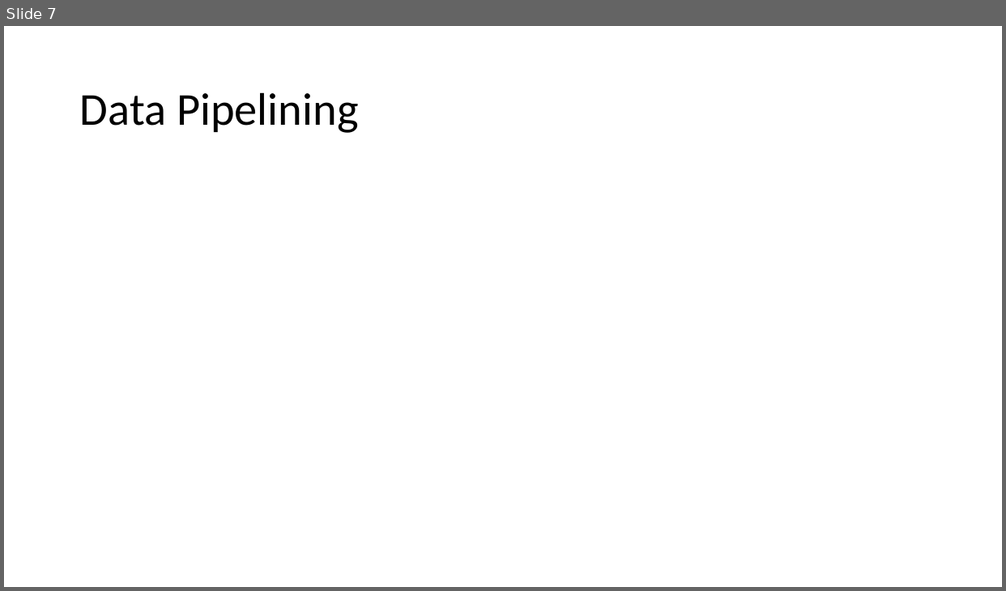
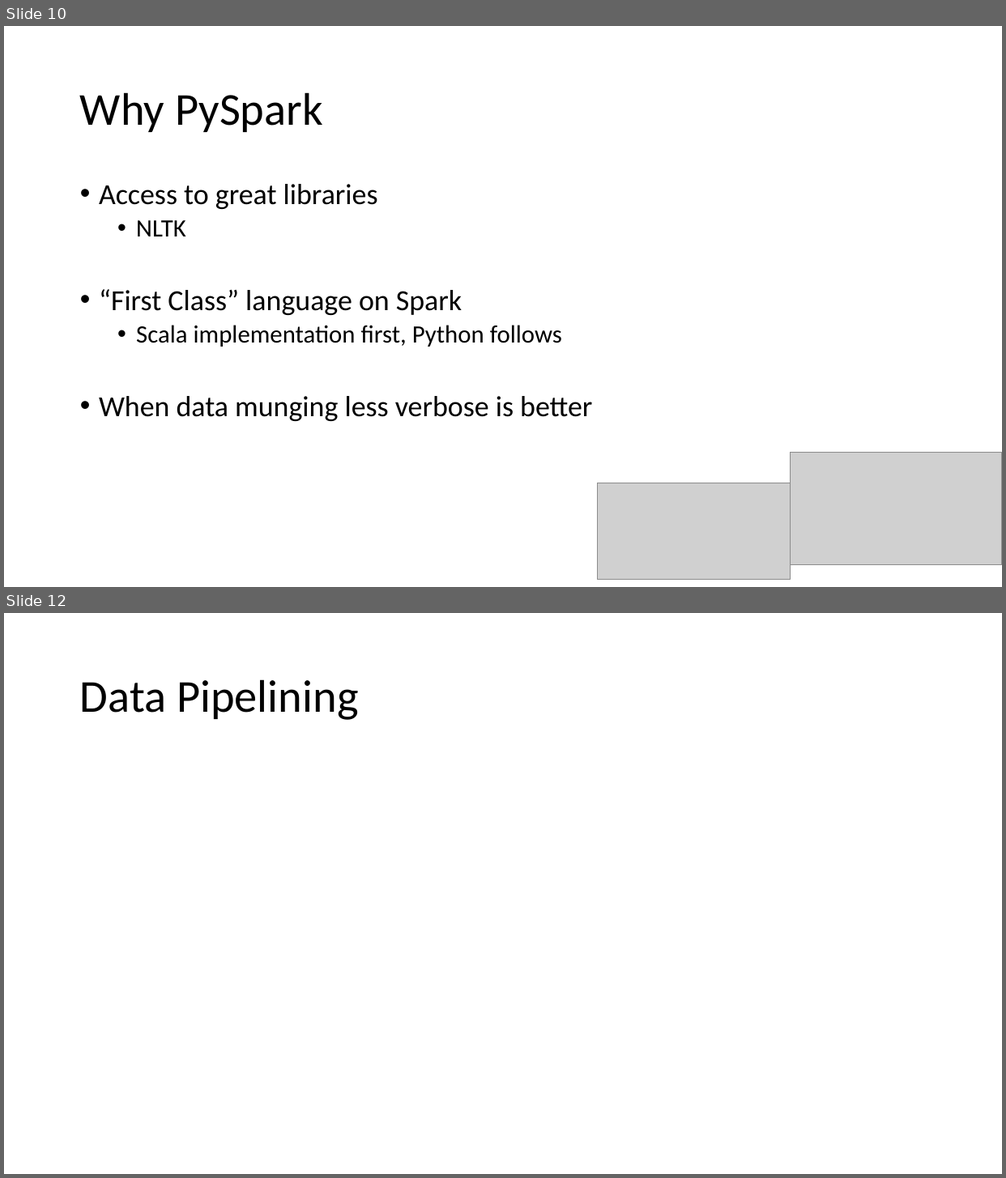
Before and after one commit to dreyco676/nlp_spark, a slide deck: TCHUG_NLP_PYSPARK.pptx. Shown one above the other, each under a label of ours: slide 7 before the commit, slides 10 and 12 after it; the slides between them are not shown. The pictures are 1006x591 and 1006x1178 pixels, drawn with LibreOffice and Linux fonts; fonts in the diff are those of the drawing; grey boxes stand for pictures. Boxes give left, top, right and bottom in pixels: in the first picture for what was removed or moved away, otherwise in the second. Text is boxed around its words. In the diff, an @@ line names an element or a change of style, - is before the commit and + after.

```diff
--- a/TCHUG_NLP_PYSPARK.pptx
+++ b/TCHUG_NLP_PYSPARK.pptx
@@ slide 10 added at (x1=4, y1=26, x2=1002, y2=587), background #FFFFFF @@
@@ title added at (x1=80, y1=92, x2=323, y2=132), 44 pt, text #000000 @@
+Why PySpark
@@ text added at (x1=99, y1=184, x2=592, y2=421), 28 pt, text #000000 @@
+• Access to great libraries
+  • NLTK
+• “First Class” language on Spark
+  • Scala implementation first, Python follows
+• When data munging less verbose is better
@@ picture added at (x1=790, y1=453, x2=1002, y2=565) @@
@@ picture added at (x1=598, y1=484, x2=790, y2=579) @@
@@ what was slide 7 is now slide 12 @@
```
Also in this commit, not shown: 1 slide changed, 9 other slides added, 5 slides removed, 2 other files.
